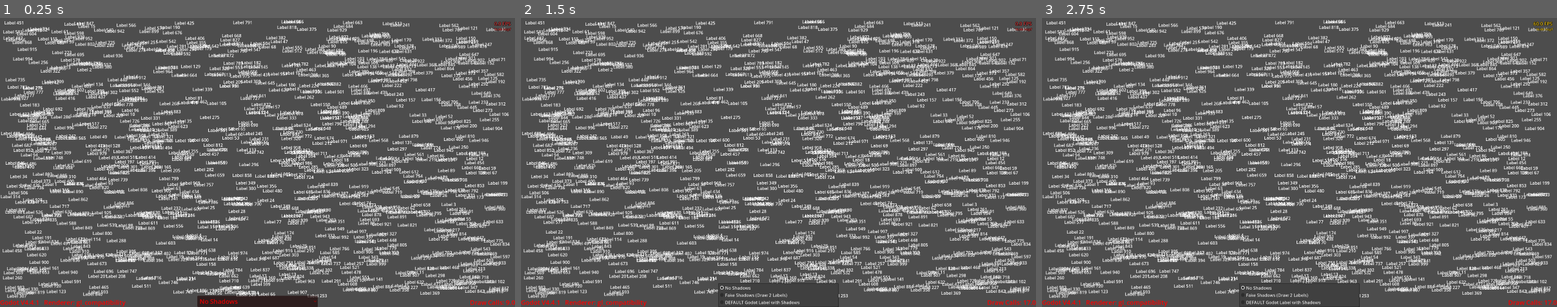
Above: before the commit, frames 1-3 (left to right).
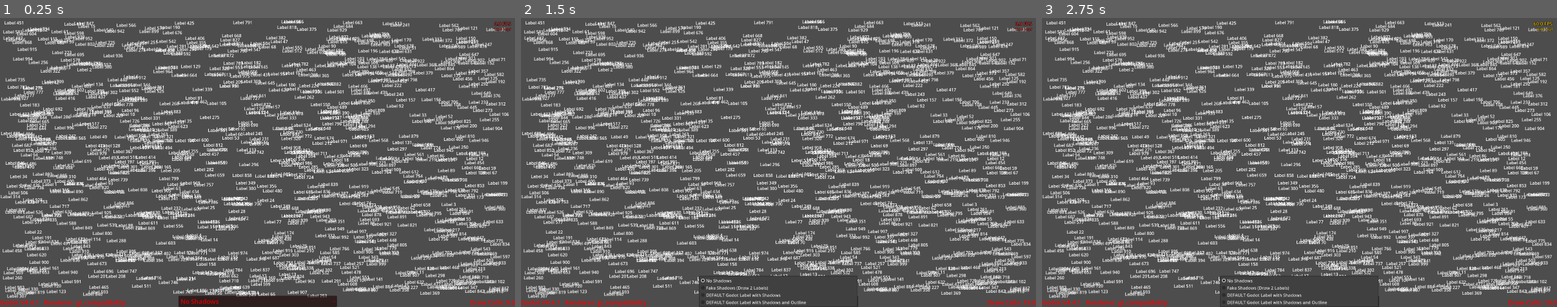
Above: after the commit, the same moments.

Repository: antzGames/Godot-4.4-vs-4.5-label-tests
Game: Godot game, scene res://label_test.tscn
Same seed, same stepped clock (60 frames per second), same inputs: the game is played once before the commit and once after it.
Inputs:
- Up to frame 1 (0.25 s): no input
- Up to frame 2 (1.5 s): tap Enter at 0.5 s; click "No Shadows" at 1.25 s
- Up to frame 3 (2.75 s): tap Space at 2 s

The runs differ from the first frame. In frame 1, 0.4% of the frame differs, in the area x 34-66%, y 95-100%; in frame 2, 0.8%, in the area x 34-99%, y 89-100%; in frame 3, 0.8%.

Commit message:
Added an outline test.

Diff:
--- a/label_test.gd
+++ b/label_test.gd
@@ -56,6 +56,17 @@
 				label.add_theme_constant_override("shadow_offset_y",3)
 				label.add_theme_color_override("font_shadow_color", Color(0,0,0, 0.5))
 				children.add_child(label)
+		3: # DEFAULT GODOT LABELS, WITH SHADOWS AND OUTLINE ENABLED
+			for i in 1000:
+				var label: Label = Label.new()
+				label.text = str("Label ", i)
+				label.global_position = Vector2(randf_range(0, win_size.x),randf_range(0, win_size.y))
+				label.add_theme_constant_override("shadow_offset_x",3)
+				label.add_theme_constant_override("shadow_offset_y",3)
+				label.add_theme_constant_override("outline_size",3)
+				label.add_theme_color_override("font_shadow_color", Color(0,0,0, 0.5))
+				label.add_theme_color_override("font_outline_color", Color(1,0,0, 1))
+				children.add_child(label)
 
 func _input(event: InputEvent) -> void:
 	if event.is_action("ui_cancel"):
--- a/label_test.tscn
+++ b/label_test.tscn
@@ -30,13 +30,15 @@
 focus_mode = 0
 theme_override_font_sizes/font_size = 24
 selected = 0
-item_count = 3
+item_count = 4
 popup/item_0/text = "No Shadows"
 popup/item_0/id = 0
 popup/item_1/text = "Fake Shadows (Draw 2 Labels)"
 popup/item_1/id = 1
 popup/item_2/text = "DEFAULT Godot Label with Shadows"
 popup/item_2/id = 2
+popup/item_3/text = "DEFAULT Godot Label with Shadows and Outline"
+popup/item_3/id = 3
 
 [node name="Info" type="Label" parent="."]
 modulate = Color(1, 0, 0, 1)
